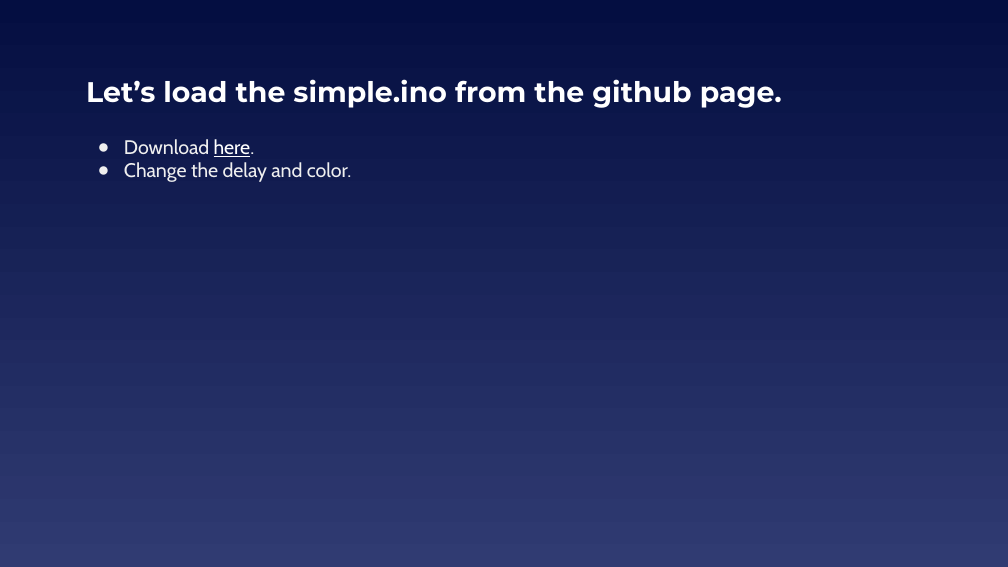
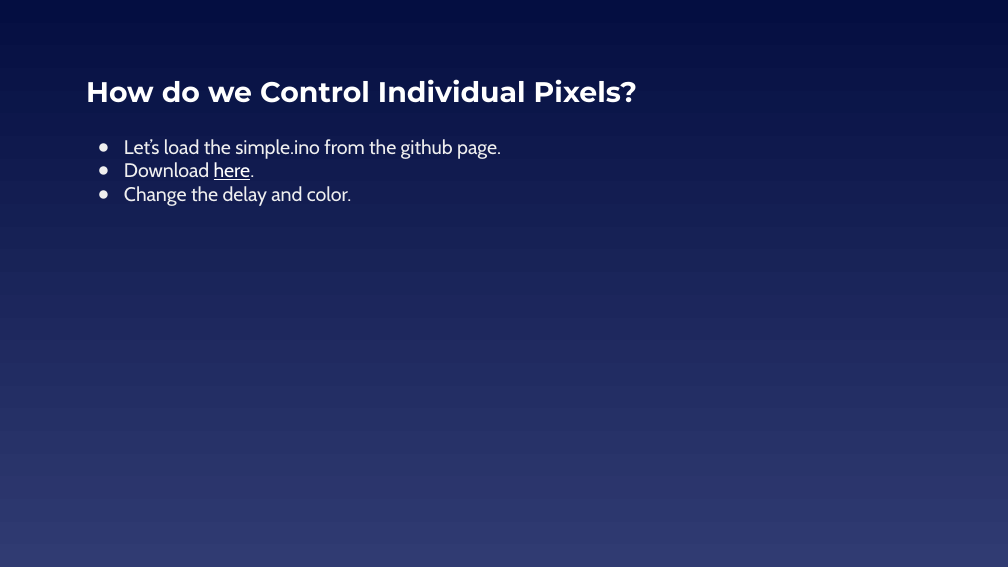
Before and after one commit to EELabMan/NeoPixels, a slide deck: slide 15 of NeoPixels.pptx. Drawn at 1008x567 pixels with LibreOffice and Linux fonts; fonts in the diff are those of the drawing. Boxes give left, top, right and bottom in pixels: in the first picture for what was removed or moved away, otherwise in the second. Text is boxed around its words. In the diff, an @@ line names an element or a change of style, - is before the commit and + after.

```diff
--- a/NeoPixels.pptx
+++ b/NeoPixels.pptx
@@ title at box(86, 79, 637, 103): text changed @@
-Let’s load the simple.ino from the github page.
+How do we Control Individual Pixels?
@@ text at box(124, 139, 501, 159): paragraph added @@
+● Let’s load the simple.ino from the github page.
```
Also in this commit, not shown: 3 other slides changed.
